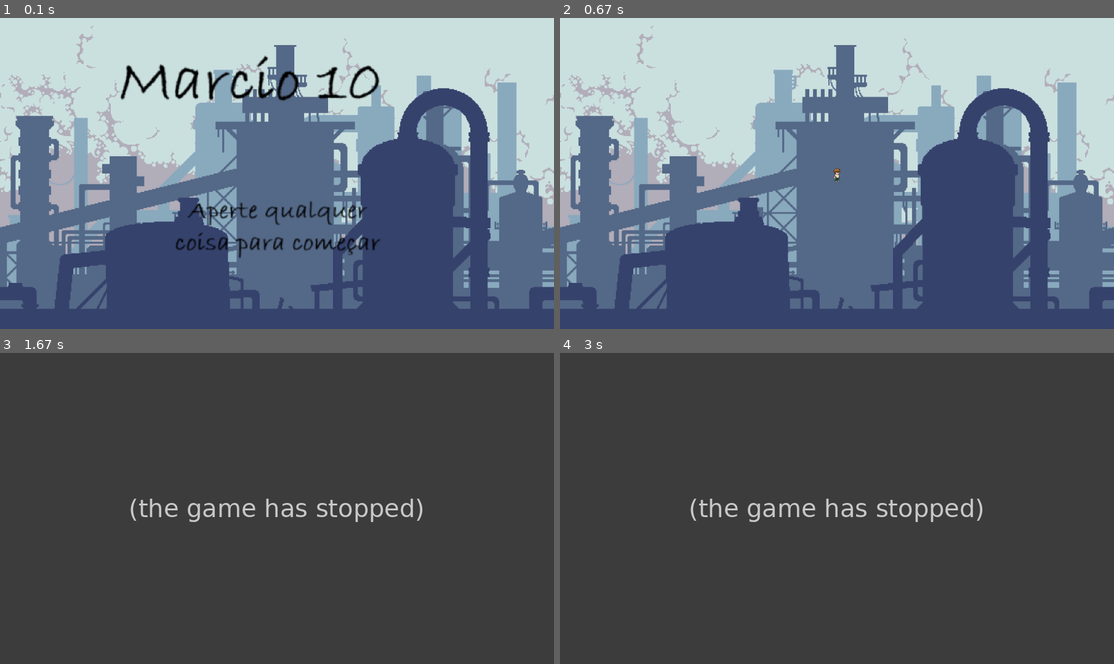
Above: before the commit, frames 1-4 (two rows, left to right).
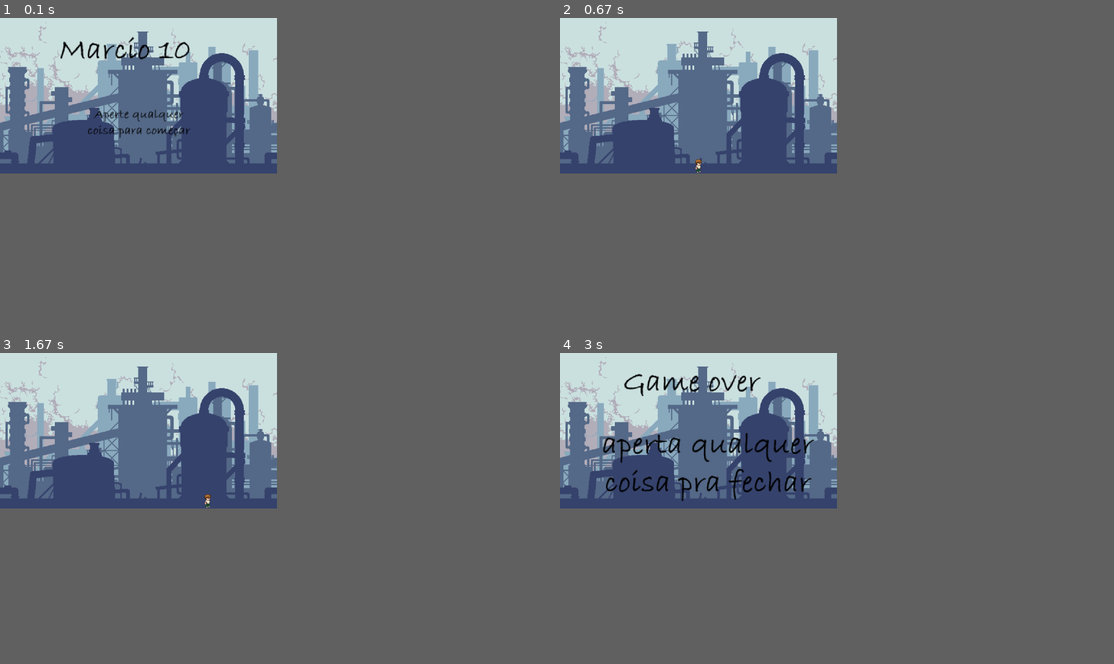
Above: after the commit, the same moments.

Repository: GabrielHenrique1909/PyGame_AntDavGab
Game: pygame game, started from jogo_v1.py
Two runs of this game, one before a commit and one after it. Both use one fixed random seed, a clock stepped at 60 frames per second and the inputs below.
Inputs:
- Up to frame 1 (0.1 s): no input
- Up to frame 2 (0.67 s): hold Right from 0.33 s (still down)
- Up to frame 3 (1.67 s): release Right at 0.8 s; hold Space 0.83-1.3 s; hold Right 0.83-1.3 s; hold Right from 1.33 s (still down)
- Up to frame 4 (3 s): release Right at 1.8 s; hold Left 1.83-2.37 s; hold Left 2.4-2.8 s; hold Esc from 2.83 s (still down); hold Right from 2.83 s (still down)
The window is 900x506 before the commit and 450x253 after it. Grey fills any space a smaller window leaves; there, only what the larger window draws over its background counts as a difference.

The runs differ from the first frame. In frame 1, 63% of the frame differs, in the area x 0-100%, y 0-94%; in frame 2, 63%; in frame 3, 26%; in frame 4, 26%.
Before the commit the program exited at 1.35 s; later frames show no game.

Commit message:
múltiplos pulos

Diff:
--- a/config.py
+++ b/config.py
@@ -5,8 +5,8 @@
 BEN_DIR = path.join(path.dirname(__file__), 'assets', 'img', 'ben')
 
 # Dados gerais do jogo.
-WIDTH = 1920 # Largura da tela
-HEIGHT = 1080 # Altura da tela
+WIDTH = 1920 /2 # Largura da tela
+HEIGHT = 1080/2 # Altura da tela
 FPS = 60 # Frames por segundo
 
 # Define tamanhos
--- a/game_screen.py
+++ b/game_screen.py
@@ -21,6 +21,8 @@
     PLAYING = 1
     state = PLAYING
 
+    ACELERACAO = 2
+
     keys_down = {}
 
     while state == PLAYING:
@@ -42,6 +44,8 @@
                     if event.key == pygame.K_RIGHT:
                         player.speedx += 5
                     if event.key == pygame.K_SPACE:
+                        player.speedy = -20
+                    if event.key == pygame.K_ESCAPE:
                         state = OVER
 
                 # Verifica se soltou alguma tecla.
@@ -55,8 +59,12 @@
 
         # ----- Atualiza estado do jogo
         # Atualizando a posição dos meteoros
+
+        #aplicando gravidade
+        player.speedy += ACELERACAO
+
+
         all_sprites.update()
-
 
         # ----- Gera saídas
         window.fill(BLACK)  # Preenche com a cor branca
--- a/sprites.py
+++ b/sprites.py
@@ -11,18 +11,24 @@
         self.rect = self.image.get_rect()
         self.rect.centerx = WIDTH / 2
         self.rect.centery = HEIGHT / 2
+        self.speedy = 0
         self.speedx = 0
         self.groups = groups
         self.assets = assets
 
     def update(self):
         self.rect.x += self.speedx
+        self.rect.y += self.speedy
 
         # Mantem dentro da tela
         if self.rect.right > WIDTH:
             self.rect.right = WIDTH
         if self.rect.left < 0:
             self.rect.left = 0
+        if self.rect.bottom > HEIGHT:
+            self.rect.bottom = HEIGHT
+        if self.rect.top < 0:
+            self.rect.top = 0
 
 class Idle_Right(pygame.sprite.Sprite):
     # Construtor da classe.
